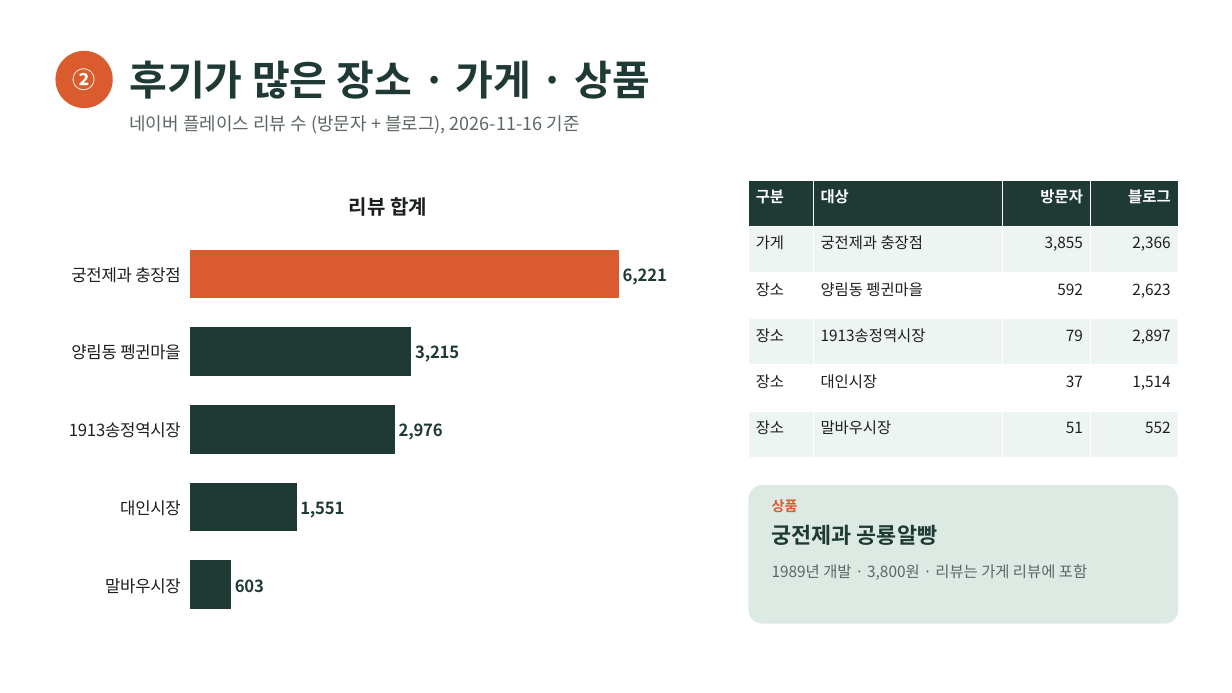
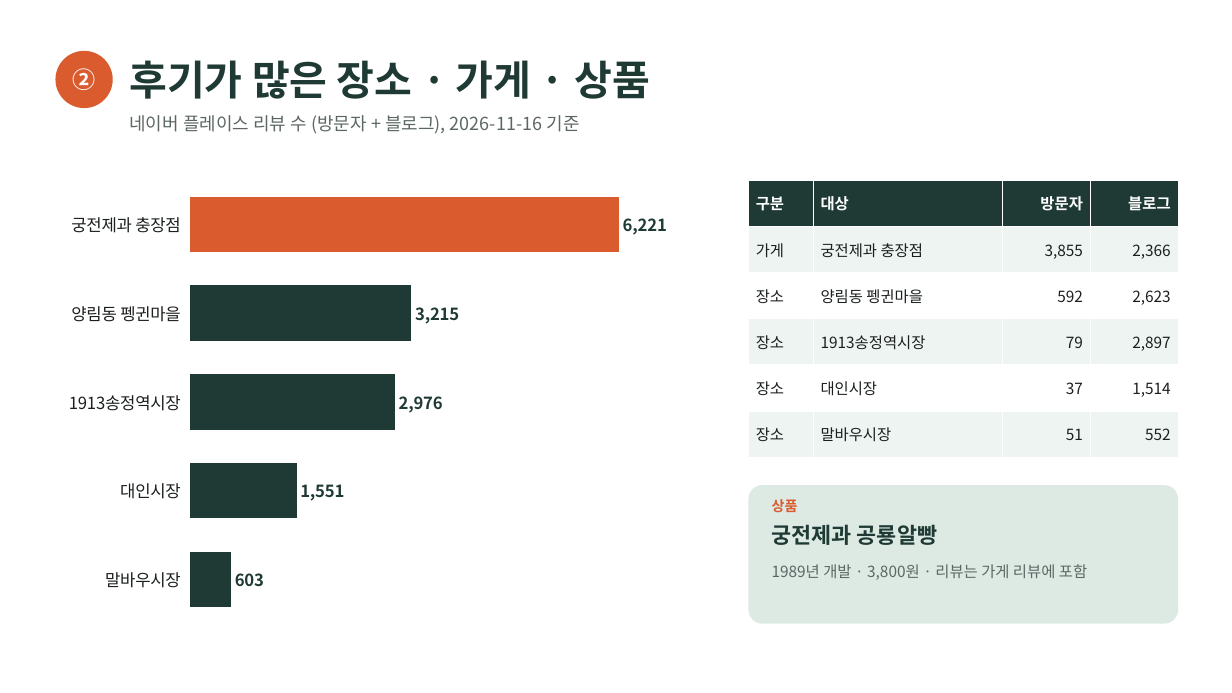
Before and after one commit to jmniik/jiminstorage, a slide deck: slide 4 of topic-idea/topic-idea.pptx. Drawn at 1232x693 pixels with LibreOffice and Linux fonts; fonts in the diff are those of the drawing. Boxes give left, top, right and bottom in pixels: in the first picture for what was removed or moved away, otherwise in the second. Text is boxed around its words. In the diff, an @@ line names an element or a change of style, - is before the commit and + after.

```diff
--- a/topic-idea/topic-idea.pptx
+++ b/topic-idea/topic-idea.pptx
@@ bar chart at <box>55,171,721,633</box> @@
@@ title "리뷰 합계" removed @@
-리뷰 합계: 603, 1551, 2976, 3215, 6221
+Series 1: 603, 1551, 2976, 3215, 6221
```
Also in this commit, not shown: 1 other slide changed.
